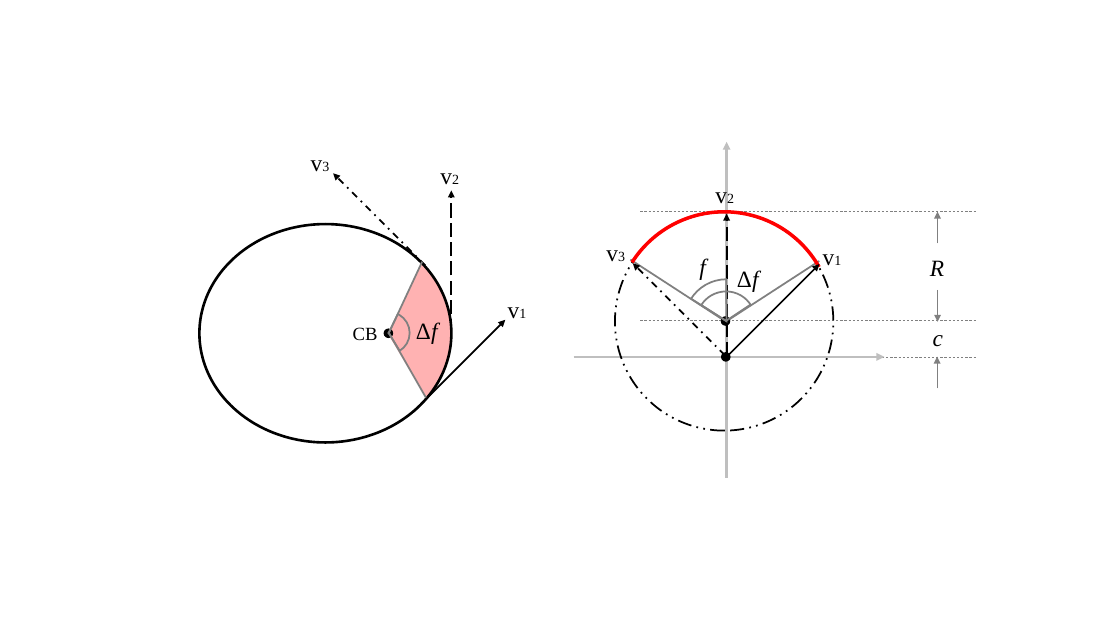
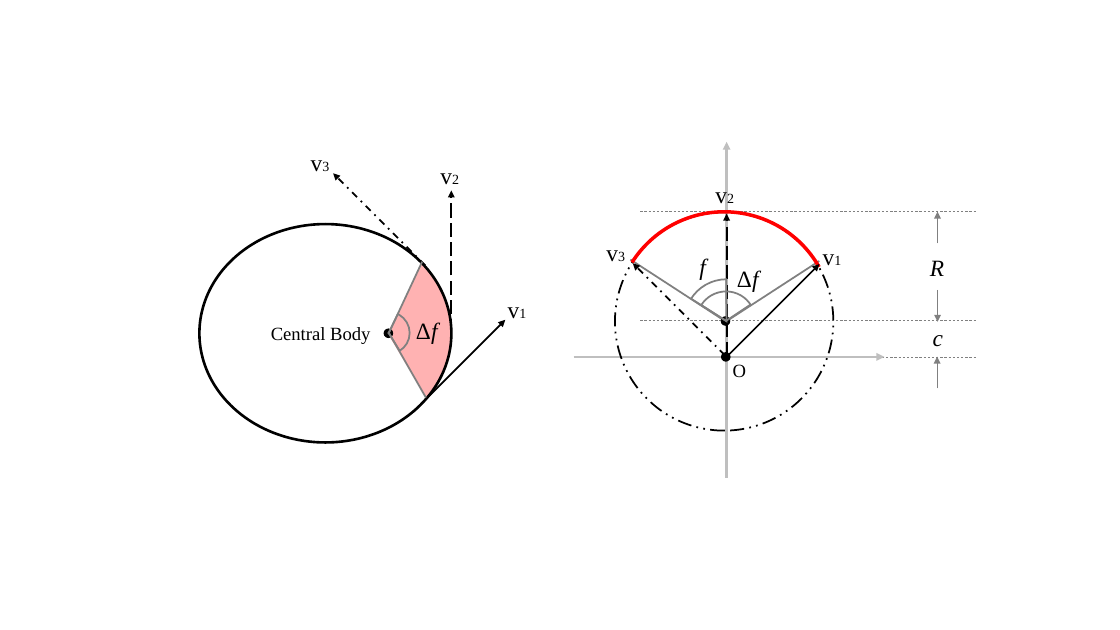
Before and after one commit to TigerHou2/xnav, a slide deck: slide 3 of journal/figures/myFigures.pptx. Drawn at 1120x630 pixels with LibreOffice and Linux fonts; fonts in the diff are those of the drawing. Boxes give left, top, right and bottom in pixels: in the first picture for what was removed or moved away, otherwise in the second. Text is boxed around its words. In the diff, an @@ line names an element or a change of style, - is before the commit and + after.

```diff
--- a/journal/figures/myFigures.pptx
+++ b/journal/figures/myFigures.pptx
@@ text at [271,327,370,344]: text changed @@
-CB
+Central Body
@@ text added at [733,364,746,378], 16 pt, text #000000 @@
+O
```
Also in this commit, not shown: 2 other slides changed, 49 other files.
